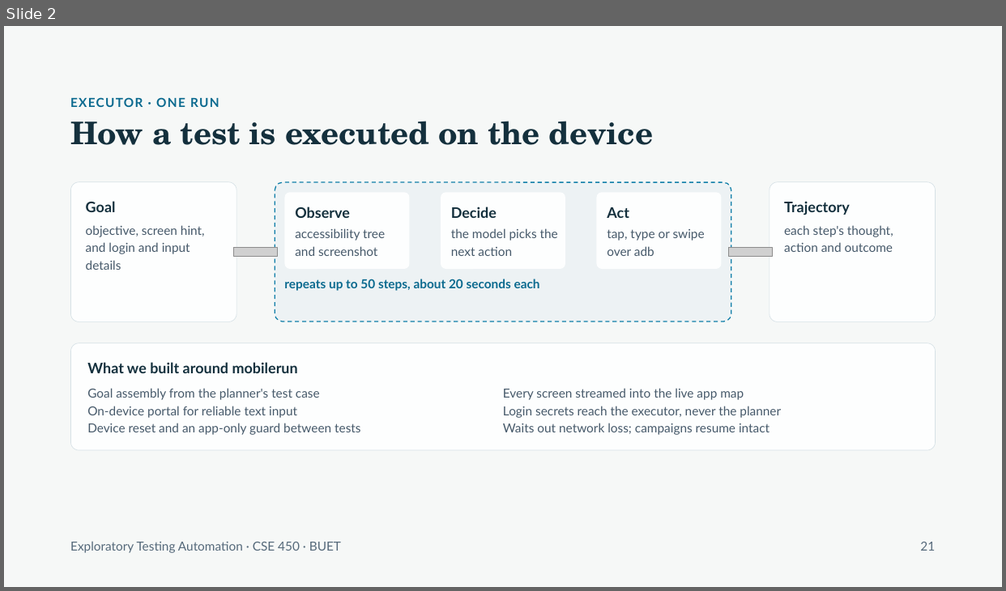
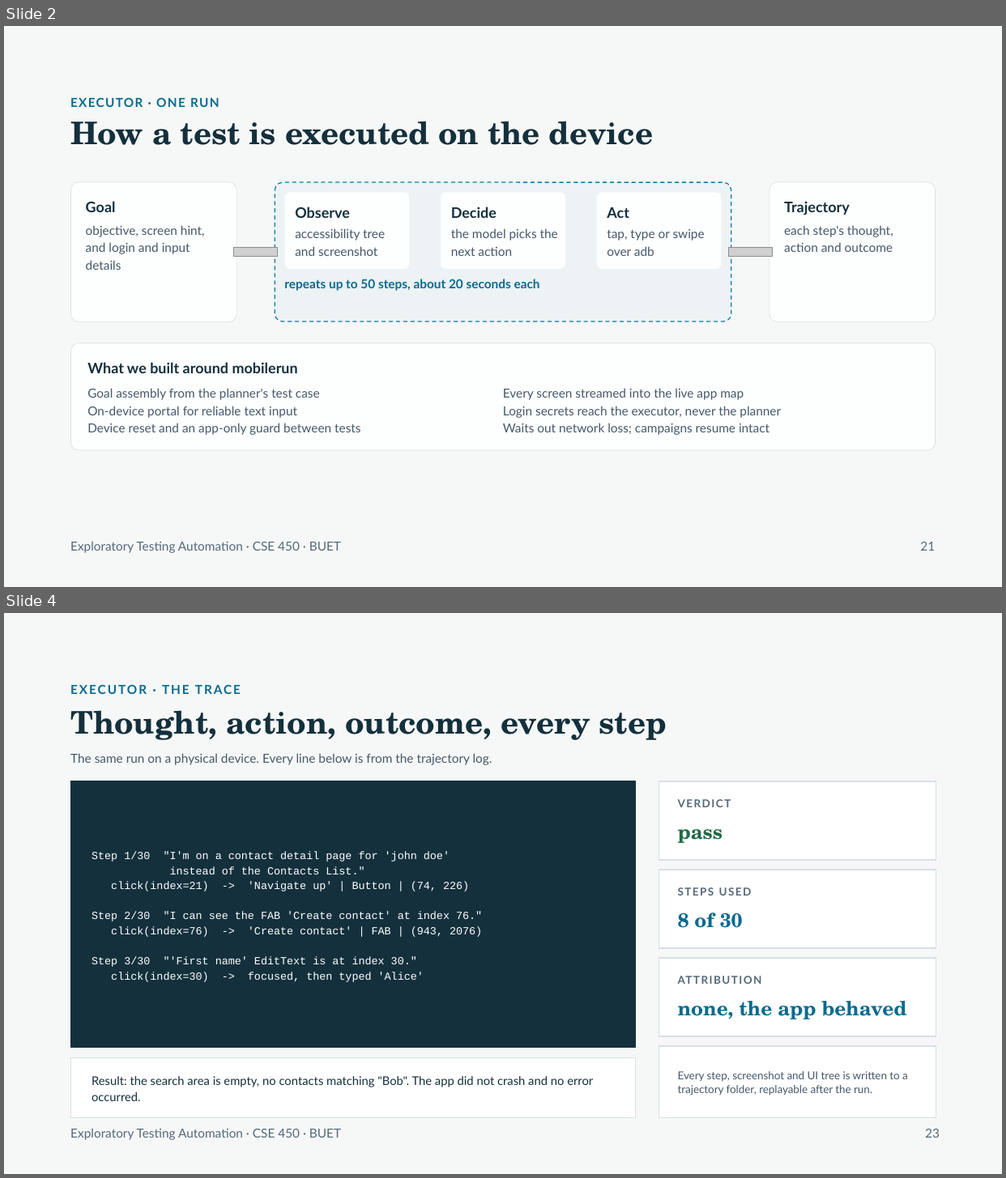
Before and after one commit to raihanrsdV1/Exploratory-Testing-Planner-Agent, a slide deck: presentation/split/3-Jonayed.pptx. Shown one above the other, each under a label of ours: slide 2 before the commit, slides 2 and 4 after it; the slides between them are not shown. The pictures are 1006x591 and 1006x1178 pixels, drawn with LibreOffice and Linux fonts; fonts in the diff are those of the drawing; grey boxes stand for pictures; background and template pictures are left out. Boxes give left, top, right and bottom in pixels: in the first picture for what was removed or moved away, otherwise in the second. Text is boxed around its words. In the diff, an @@ line names an element or a change of style, - is before the commit and + after.

```diff
--- a/presentation/split/3-Jonayed.pptx
+++ b/presentation/split/3-Jonayed.pptx
@@ slide 4 added at (4,613,1002,1174), background #F6F8F7 @@
@@ text added at (70,684,241,694), 12 pt, text #0B6A8F, bold @@
+EXECUTOR · THE TRACE
@@ text added at (70,710,667,740), 30 pt, text #14303D, bold @@
+Thought, action, outcome, every step
@@ text added at (70,753,492,765), 12 pt, text #46596A @@
+The same run on a physical device. Every line below is from the trajectory log.
@@ rectangle added at (70,781,636,1047), fill #14303D, outline #14303D 1 pt @@
@@ rectangle added at (659,781,936,860), fill #FFFFFF, outline #D5E0E5 1 pt @@
@@ text added at (678,799,731,807), 10.5 pt, text #55697A, bold @@
+VERDICT
@@ text added at (678,829,722,843), 19 pt, text #1E6B45, bold @@
+pass
@@ text added at (91,851,482,982), 10.5 pt, text #FDFEFE @@
+Step 1/30 "I'm on a contact detail page for 'john doe'
+instead of the Contacts List."
+click(index=21) -> 'Navigate up' | Button | (74, 226)
+Step 2/30 "I can see the FAB 'Create contact' at index 76."
+click(index=76) -> 'Create contact' | FAB | (943, 2076)
+Step 3/30 "'First name' EditText is at index 30."
+click(index=30) -> focused, then typed 'Alice'
@@ rectangle added at (659,870,936,948), fill #FFFFFF, outline #D5E0E5 1 pt @@
@@ text added at (678,888,752,896), 10.5 pt, text #55697A, bold @@
+STEPS USED
@@ text added at (678,913,743,928), 19 pt, text #0B6A8F, bold @@
+8 of 30
@@ rectangle added at (659,958,936,1037), fill #FFFFFF, outline #D5E0E5 1 pt @@
@@ text added at (678,970,921,990), 10.5 pt, text #55697A, bold @@
+ATTRIBUTION
@@ text added at (678,1001,907,1020), 19 pt, text #0B6A8F, bold @@
+none, the app behaved
@@ rectangle added at (659,1046,936,1118), fill #FFFFFF, outline #D5E0E5 1 pt @@
@@ rectangle added at (70,1059,636,1118), fill #FFFFFF, outline #D5E0E5 1 pt @@
@@ text added at (678,1071,908,1096), 10.5 pt, text #46596A @@
+Every step, screenshot and UI tree is written to a trajectory folder, replayable after the run.
@@ text added at (91,1076,593,1101), 11.5 pt, text #14303D @@
+Result: the search area is empty, no contacts matching "Bob". The app did not crash and no error occurred.
@@ text added at (70,1129,341,1140), 12 pt, text #55697A @@
+Exploratory Testing Automation · CSE 450 · BUET
@@ text added at (925,1129,940,1138), 12 pt, text #55697A @@
+23
```
Also in this commit, not shown: 4 slides changed, 3 other slides added, 2 other files.
